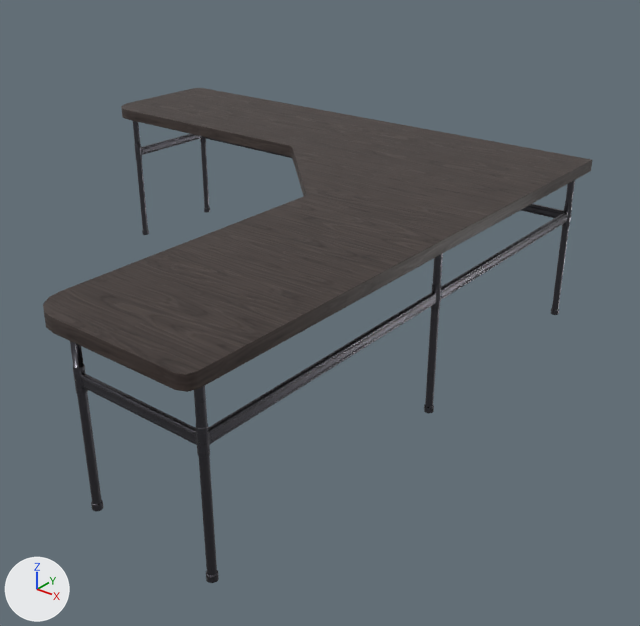
Renders of the glTF model public/models/Desk.gltf from each side of a commit.
Before and after are seen from a camera (50 mm lens) standing at (3.4, -3.74, 2.51) and looking at (0.46, -0.07, 0.23). Every picture has the same lights, and +X, +Y and +Z are marked at lower left. The first picture is the older version. Where no turn or scale is listed for an object, it has been applied to the vertices. Vertices at exactly the same position are counted once.

Script lines for the objects in view, before the commit:
```python
me_desk_m_desk_bottom_0 = bpy.data.meshes.new('Desk_M_Desk_Bottom_0')
me_desk_m_desk_bottom_0.from_pydata(...)  # 2136 vertices, 4166 faces; spans x -1.8..1.58, y -1.75..1.6, z -0.55..0.47
# faces by material slot: [3986, 180]
me_desk_m_desk_bottom_0.materials.append(mat_m_desk_bottom)
me_desk_m_desk_bottom_0.materials.append(mat_m_desk_top)
ob_desk = bpy.data.objects.new('Desk', me_desk_m_desk_bottom_0)
ob_desk.location = (-0.161, -0.24, 0.538)
```
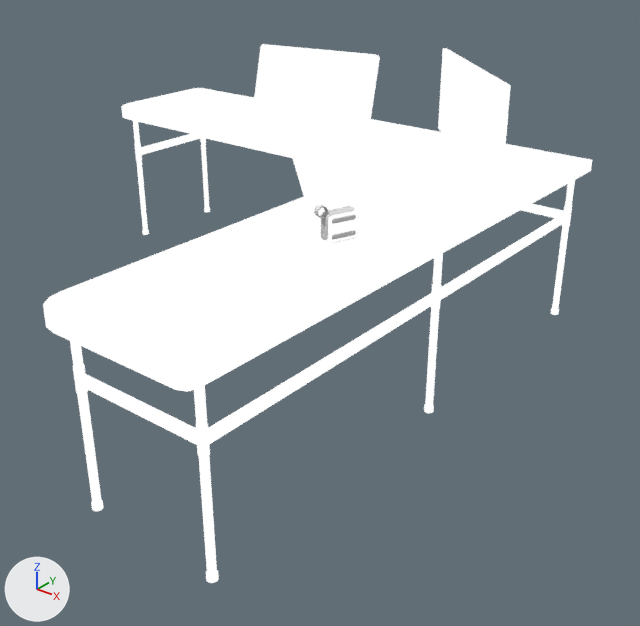
Where the newer file only moved an object's origin or applied its transform, the numbers keep the older frame.

The change, as a diff of the scene's bpy script:
```diff
--- a/public/models/Desk.gltf.py
+++ b/public/models/Desk.gltf.py
@@ mat_npr_cartoon__toon__effect_05 @@
+mat_npr_cartoon__toon__effect_05 = bpy.data.materials.new('NPR Cartoon (Toon) Effect 05')
+# nodes: BsdfTransparent, Emission, LightPath, MixShader, OutputMaterial
@@ me_desk_m_desk_bottom_0 @@
 me_desk_m_desk_bottom_0.from_pydata(...)  # 2136 vertices, 4166 faces; spans x -1.8..1.58, y -1.75..1.6, z -0.55..0.47
 # used by ob_desk; location = (-0.161, -0.24, 0.538)
+# me_desk_m_desk_bottom_0 part 1: all 3986 faces that had it switch from mat_m_desk_bottom to mat_npr_cartoon__toon__effect_05
+# me_desk_m_desk_bottom_0 part 2: all 180 faces that had it switch from mat_m_desk_top to mat_npr_cartoon__toon__effect_05
@@ me_monitor_wide_m_monitor_wide_screen_0 @@
+me_monitor_wide_m_monitor_wide_screen_0.from_pydata(...)  # 12 vertices, 16 faces; spans x -0.444..0.391, y -0.408..0.349, z -0.175..0.29
+me_monitor_wide_m_monitor_wide_screen_0.materials.append(mat_npr_cartoon__toon__effect_05)
@@ me_monitor_wide_m_monitor_wide_0 @@
+me_monitor_wide_m_monitor_wide_0.from_pydata(...)  # 498 vertices, 960 faces; spans x -0.449..0.409, y -0.413..0.368, z -0.289..0.294
+me_monitor_wide_m_monitor_wide_0.materials.append(mat_npr_cartoon__toon__effect_05)
@@ me_keyboard_m_keyboard_0 @@
+me_keyboard_m_keyboard_0.from_pydata(...)  # 1992 vertices, 3320 faces; spans x -0.284..0.291, y -0.395..0.401, z -0.012..0.018
+me_keyboard_m_keyboard_0.materials.append(mat_npr_cartoon__toon__effect_05)
@@ me_object_0 @@
+me_object_0.from_pydata(...)  # 61972 vertices, 121342 faces; spans x -0.061..0.061, y -0.124..0.089, z 0.0..0.187
+# faces by material slot: [57815, 63527]
+me_object_0.materials.append(mat_npr_cartoon__toon__effect_05)
@@ me_1_m_huion_kamvas_gt_221_pro_0 @@
+me_1_m_huion_kamvas_gt_221_pro_0.from_pydata(...)  # 480 vertices, 892 faces; spans x -0.453..0.454, y -0.167..0.302, z -0.187..0.317
+me_1_m_huion_kamvas_gt_221_pro_0.materials.append(mat_npr_cartoon__toon__effect_05)
@@ ob_monitor_pantalla @@
+ob_monitor_pantalla = bpy.data.objects.new('Monitor_Pantalla', me_monitor_wide_m_monitor_wide_screen_0)
+ob_monitor_pantalla.location = (0.907, 0.79, 1.297)
@@ ob_monitor_cuerpo @@
+ob_monitor_cuerpo = bpy.data.objects.new('Monitor_cuerpo', me_monitor_wide_m_monitor_wide_0)
+ob_monitor_cuerpo.location = (0.907, 0.79, 1.297)
@@ ob_keyboard @@
+ob_keyboard = bpy.data.objects.new('Keyboard', me_keyboard_m_keyboard_0)
+ob_keyboard.location = (0.565, 0.286, 1.02)
@@ ob_jbl @@
+ob_jbl = bpy.data.objects.new('JBL', me_object_0)
+ob_jbl.location = (1.038, -0.652, 1.008)
@@ ob_1_m_huion_kamvas_gt_221_pro_0 @@
+ob_1_m_huion_kamvas_gt_221_pro_0 = bpy.data.objects.new('1_M_HUION_KAMVAS_GT_221_PRO_0', me_1_m_huion_kamvas_gt_221_pro_0)
+ob_1_m_huion_kamvas_gt_221_pro_0.location = (-0.416, 0.952, 1.195)
```

Boxes [x1, y1, x2, y2] around the edits, measured in the pictures (640 x 626 px):
'1_M_HUION_KAMVAS_GT_221_PRO_0', added: after [252, 44, 380, 136]
'Monitor_Pantalla', added: after [439, 49, 506, 175]
'Keyboard', added: after [334, 152, 409, 197]
'Monitor_cuerpo', added: after [438, 48, 511, 181]
'JBL', added: after [314, 205, 358, 243]
    faces in mat_npr_cartoon__toon__effect_05: [322, 206, 358, 243]
part 1 of me_desk_m_desk_bottom_0, recoloured: [70, 121, 575, 583] in both
part 2 of me_desk_m_desk_bottom_0, recoloured (grey to white): [43, 88, 592, 392] in both
